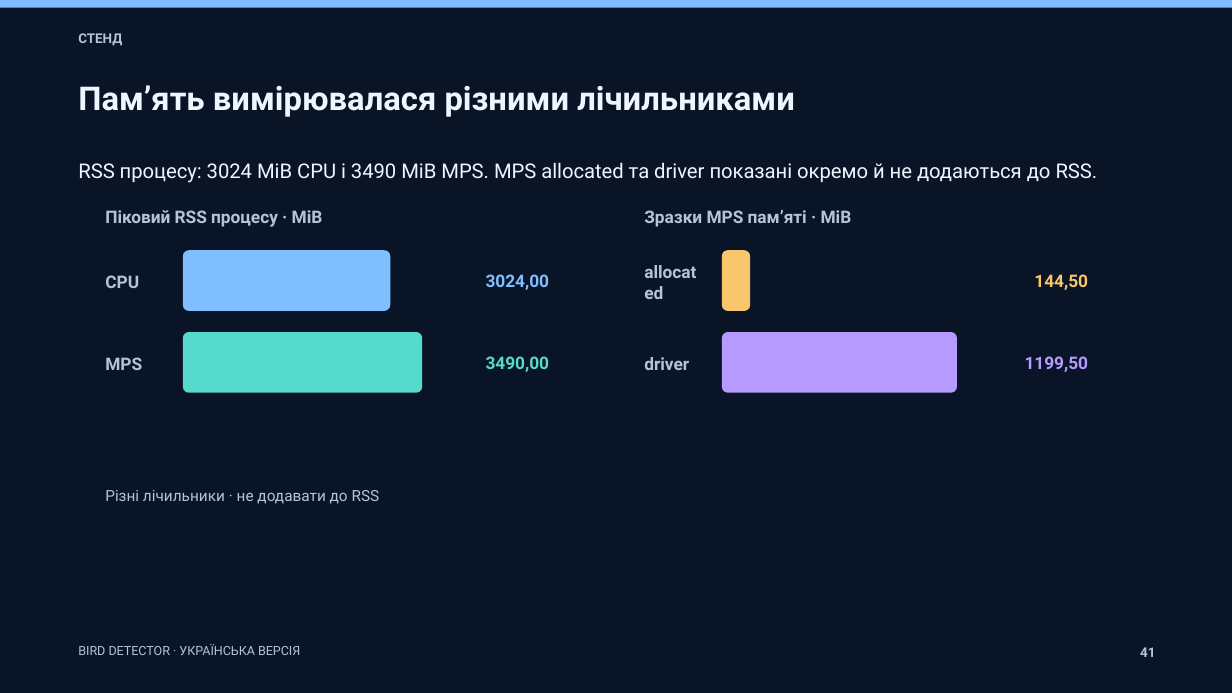
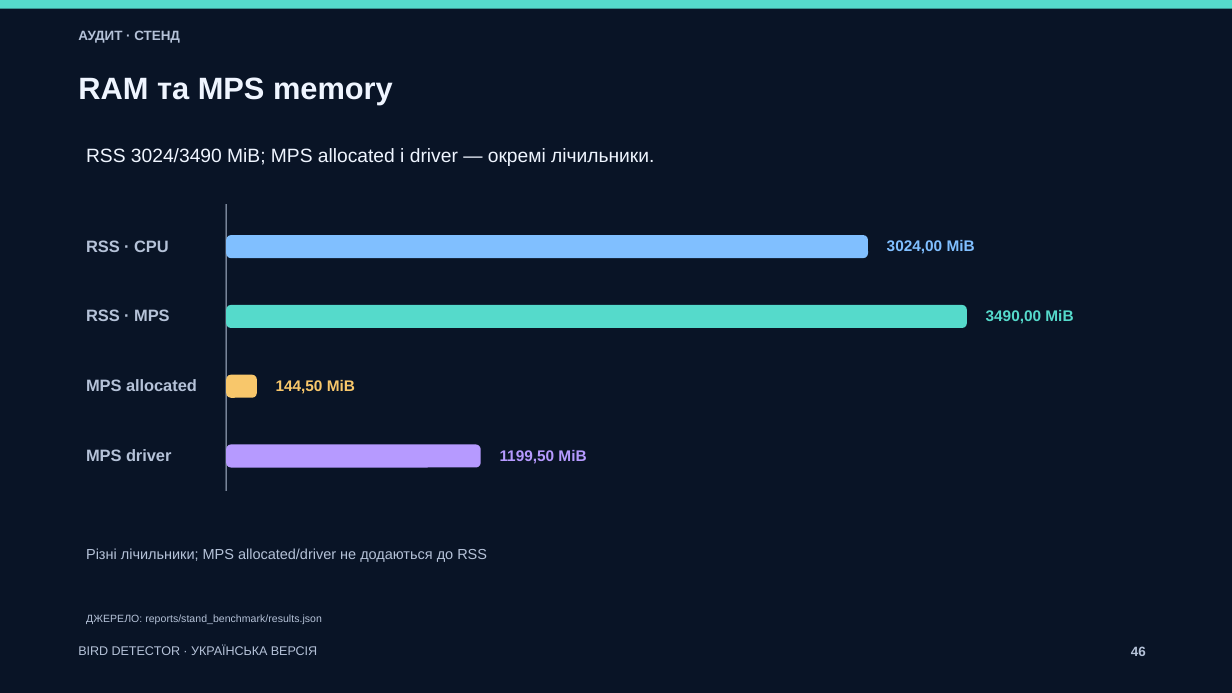
Before and after one commit to tarasenkoandriii/bird-detector, a slide deck: slide 46 of Bird_Detector_Presentation_UK.pptx (slide 41 before the commit). Drawn at 1232x693 pixels with LibreOffice and Linux fonts; fonts in the diff are those of the drawing. Boxes give left, top, right and bottom in pixels: in the first picture for what was removed or moved away, otherwise in the second. Text is boxed around its words. In the diff, an @@ line names an element or a change of style, - is before the commit and + after.

```diff
--- a/Bird_Detector_Presentation_UK.pptx
+++ b/Bird_Detector_Presentation_UK.pptx
@@ rectangle at <box>0,0,1232,8</box>: fill #80BFFF to #55DACB @@
@@ text at <box>78,30,180,43</box>: text changed; font Roboto to Arial @@
-СТЕНД
+АУДИТ · СТЕНД
@@ text removed at <box>78,85,795,117</box> @@
-Пам’ять вимірювалася різними лічильниками
@@ text added at <box>78,77,393,105</box>, 24 pt, text #EFF5FF, bold @@
+RAM та MPS memory
@@ text at <box>86,148,654,166</box>: text changed; size 15.8 to 15 pt; font Roboto to Arial @@
-RSS процесу: 3024 MiB CPU і 3490 MiB MPS. MPS allocated та driver показані окремо й не додаються до RSS.
+RSS 3024/3490 MiB; MPS allocated і driver — окремі лічильники.
@@ line added from (226, 204) to (226, 491), #B5C2D8 0.75 pt @@
@@ text removed at <box>105,210,323,227</box> @@
-Піковий RSS процесу · MiB
@@ rounded rectangle added at <box>226,235,869,258</box>, fill #80BFFF @@
@@ text removed at <box>644,210,852,227</box> @@
-Зразки MPS пам’яті · MiB
@@ text at <box>86,240,169,252</box>: text changed; size 13.5 to 12.8 pt; font Roboto to Arial @@
-CPU
+RSS · CPU
@@ rounded rectangle removed at <box>183,250,390,311</box> @@
@@ text removed at <box>636,242,713,321</box> @@
-allocated
@@ rounded rectangle removed at <box>722,250,750,311</box> @@
@@ text at <box>887,240,975,254</box>: text changed; size 13.5 to 12 pt; font Roboto to Arial @@
-3024,00
+3024,00 MiB
@@ text added at <box>86,309,169,321</box>, 12.8 pt, text #B5C2D8, bold @@
+RSS · MPS
@@ rounded rectangle added at <box>226,305,968,328</box>, fill #55DACB @@
@@ text at <box>986,310,1073,324</box>: text changed; size 13.5 to 12 pt; font Roboto to Arial @@
-3490,00
+3490,00 MiB
@@ rounded rectangle removed at <box>183,332,422,393</box> @@
@@ text at <box>86,379,197,391</box>: text changed; size 13.5 to 12.8 pt; font Roboto to Arial @@
-MPS
+MPS allocated
@@ rounded rectangle added at <box>226,374,257,397</box>, fill #F8C76B @@
@@ text at <box>276,380,355,394</box>: text changed; size 13.5 to 12 pt; font Roboto to Arial @@
-144,50
+144,50 MiB
@@ text at <box>86,449,171,461</box>: text changed; size 13.5 to 12.8 pt; font Roboto to Arial @@
-driver
+MPS driver
@@ rounded rectangle: place and size @@
-rounded rectangle at <box>722,332,957,393</box>
+rounded rectangle at <box>226,445,482,468</box>
@@ rounded rectangle at <box>226,445,482,468</box>: proportions changed @@
@@ text at <box>500,450,586,464</box>: text changed; size 13.5 to 12 pt; font Roboto to Arial @@
-1199,50
+1199,50 MiB
@@ text at <box>86,548,487,562</box>: text changed; size 12 to 11.2 pt; font Roboto to Arial @@
-Різні лічильники · не додавати до RSS
+Різні лічильники; MPS allocated/driver не додаються до RSS
@@ text added at <box>86,614,322,624</box>, 8.2 pt, text #B5C2D8 @@
+ДЖЕРЕЛО: reports/stand_benchmark/results.json
@@ text "BIRD DETECTOR · УКРАЇНСЬКА ВЕРСІЯ" at <box>78,645,317,655</box>: font Roboto to Arial @@
@@ text added at <box>1131,646,1146,656</box>, 10.5 pt, text #B5C2D8, bold @@
+46
@@ text removed at <box>1140,647,1155,657</box> @@
-41
```
Also in this commit, not shown: 1 other slide changed, 58 slides added, 58 slides removed, 21 other files.
